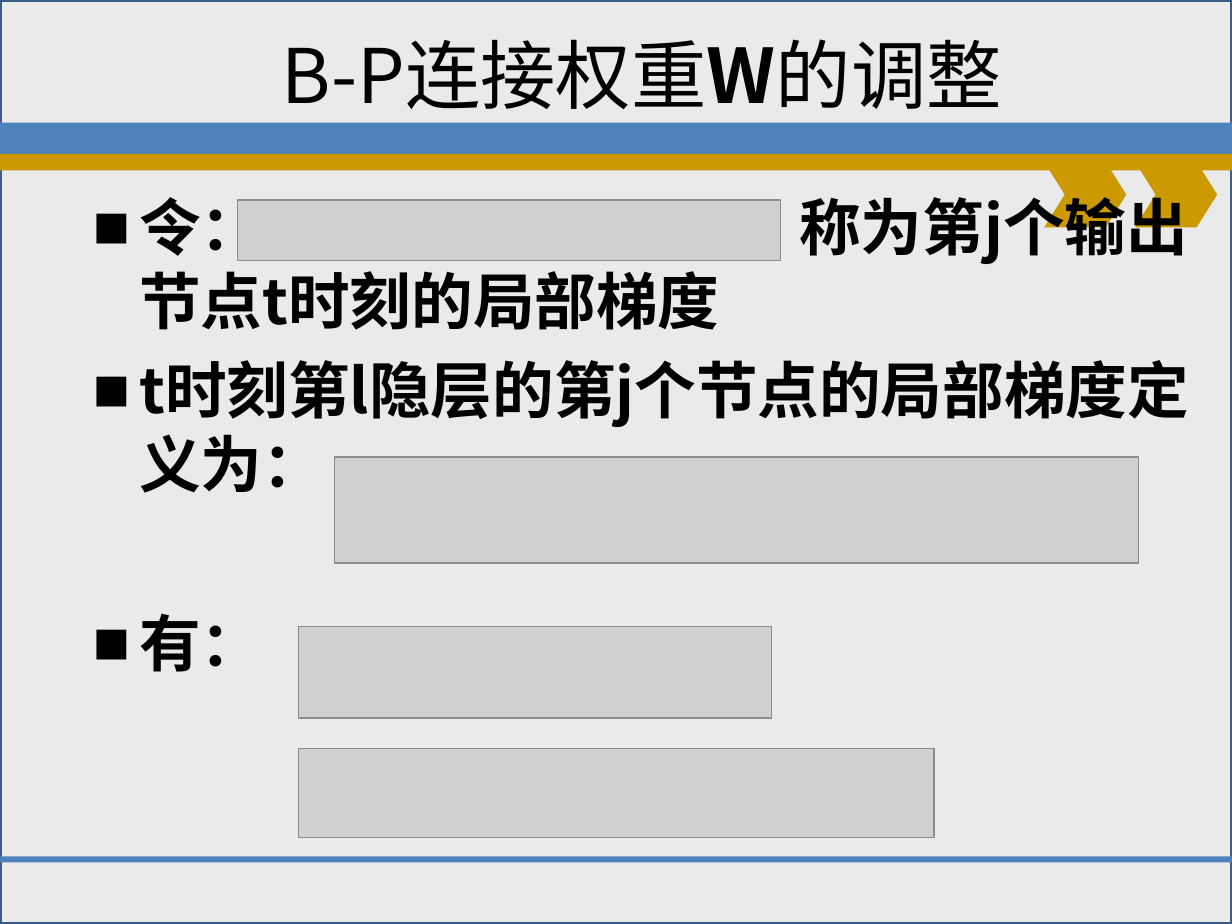
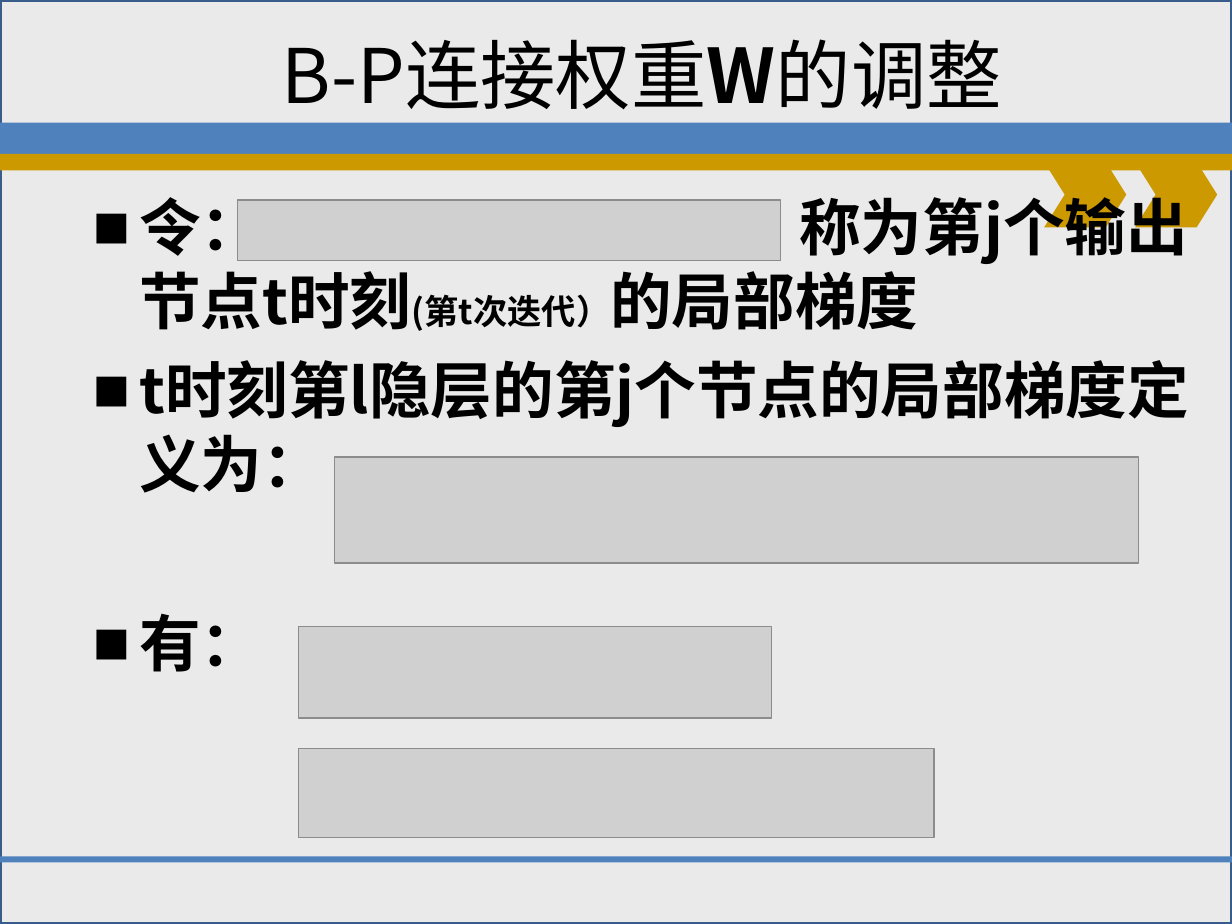
Before and after one commit to shfkuang/shfkuang.github.io, a slide deck: slide 12 of dm2019/dmch63.ppt. Drawn at 1232x924 pixels with LibreOffice and Linux fonts; fonts in the diff are those of the drawing; grey boxes stand for pictures; background and template pictures are left out. Boxes give left, top, right and bottom in pixels: in the first picture for what was removed or moved away, otherwise in the second. Text is boxed around its words. In the diff, an @@ line names an element or a change of style, - is before the commit and + after.

```diff
--- a/dm2019/dmch63.ppt
+++ b/dm2019/dmch63.ppt
@@ text at [139, 187, 1188, 331]: text changed @@
-  ■ 令： ，称为第j个输出节点t时刻的局部梯度
+  ■ 令： ，称为第j个输出节点t时刻(第t次迭代）的局部梯度
```
Also in this commit, not shown: 11 other slides changed, 1 slide added, 1 other file.
